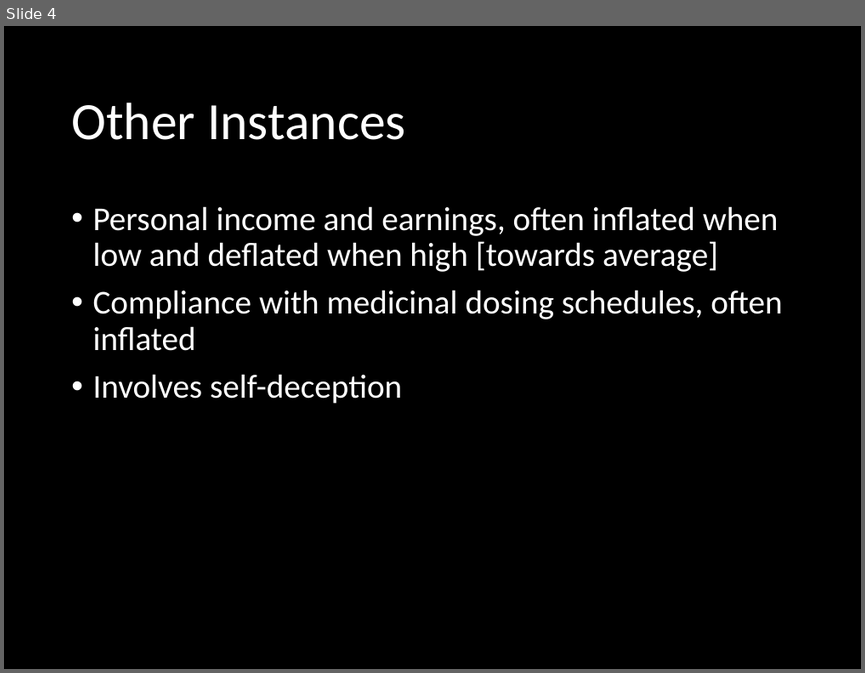
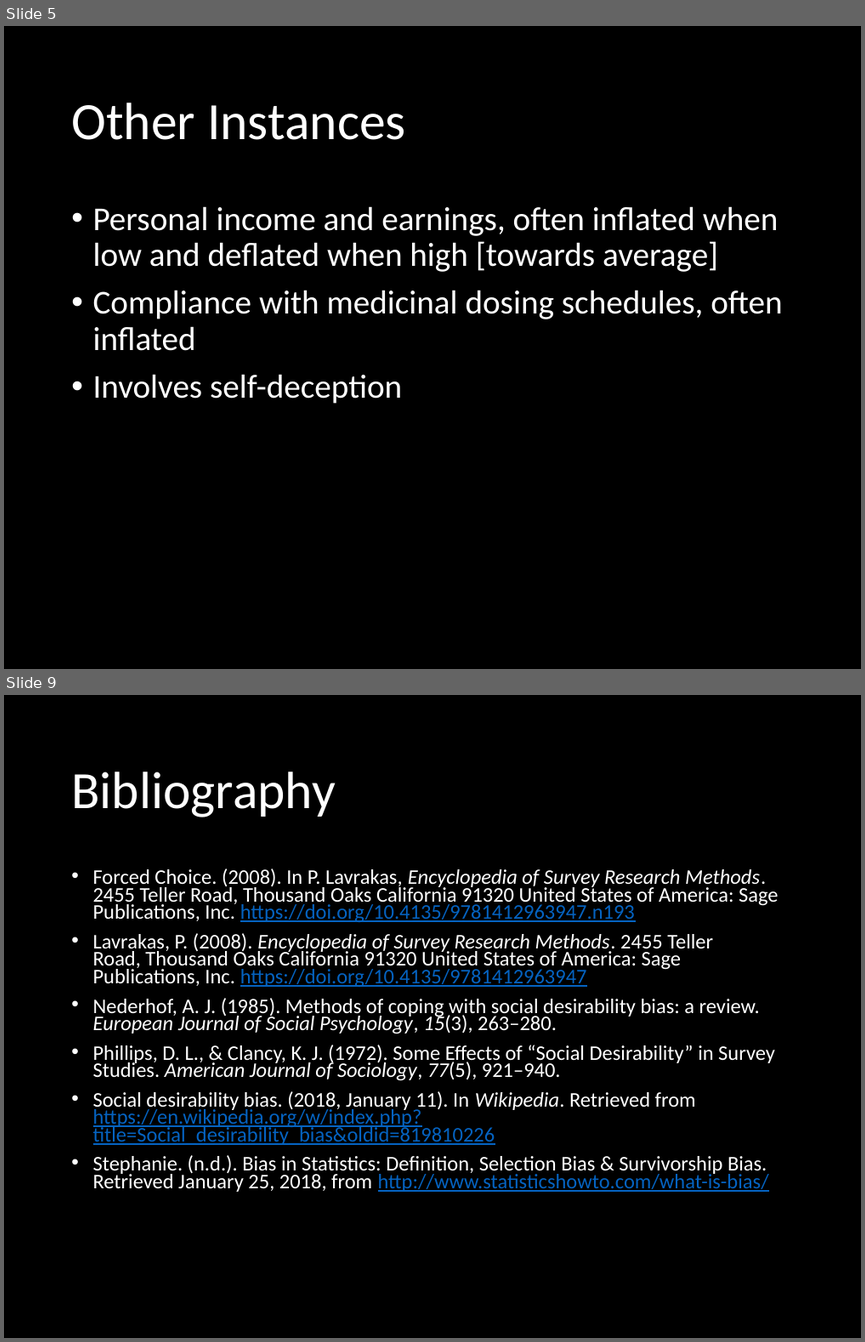
Before and after one commit to jwknaup/Junior, a slide deck: HON 394/Social Desirability Bias.pptx. Shown one above the other, each under a label of ours: slide 4 before the commit, slides 5 and 9 after it; the slides between them are not shown. The pictures are 865x673 and 865x1342 pixels, drawn with LibreOffice and Linux fonts; fonts in the diff are those of the drawing. Boxes give left, top, right and bottom in pixels: in the first picture for what was removed or moved away, otherwise in the second. Text is boxed around its words. In the diff, an @@ line names an element or a change of style, - is before the commit and + after.

Commit message:
finish social desir bias, finish force plate F

```diff
--- a/HON 394/Social Desirability Bias.pptx
+++ b/HON 394/Social Desirability Bias.pptx
@@ slide 9 added at box(4, 695, 861, 1338), background #000000 @@
@@ title added at box(71, 771, 336, 817), 44 pt, text #FFFFFF @@
+Bibliography
@@ text added at box(93, 868, 778, 1191), 17.5 pt, text #FFFFFF @@
+• Forced Choice. (2008). In P. Lavrakas, Encyclopedia of Survey Research Methods. 2455 Teller Road, Thousand Oaks California 91320 United States of America: Sage Publications, Inc. https://doi.org/10.4135/9781412963947.n193
+• Lavrakas, P. (2008). Encyclopedia of Survey Research Methods. 2455 Teller Road, Thousand Oaks California 91320 United States of America: Sage Publications, Inc. https://doi.org/10.4135/9781412963947
+• Nederhof, A. J. (1985). Methods of coping with social desirability bias: a review. European Journal of Social Psychology, 15(3), 263–280.
+• Phillips, D. L., & Clancy, K. J. (1972). Some Effects of “Social Desirability” in Survey Studies. American Journal of Sociology, 77(5), 921–940.
+• Social desirability bias. (2018, January 11). In Wikipedia. Retrieved from https://en.wikipedia.org/w/index.php?title=Social_desirability_bias&oldid=819810226
+• Stephanie. (n.d.). Bias in Statistics: Definition, Selection Bias & Survivorship Bias. Retrieved January 25, 2018, from http://www.statisticshowto.com/what-is-bias/
@@ what was slide 4 is now slide 5 @@
```
Also in this commit, not shown: 4 slides changed, 2 other slides added, 4 other files.
